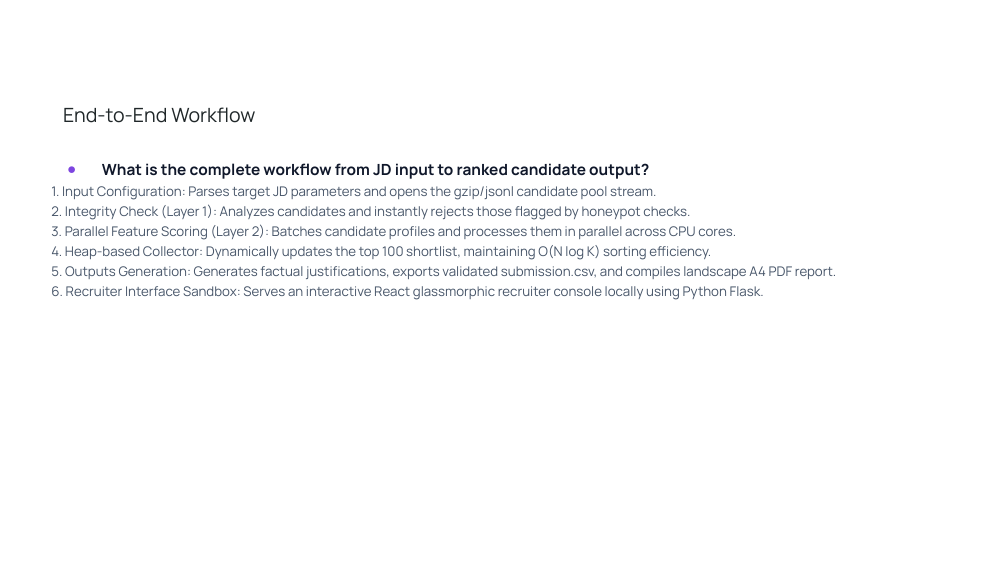
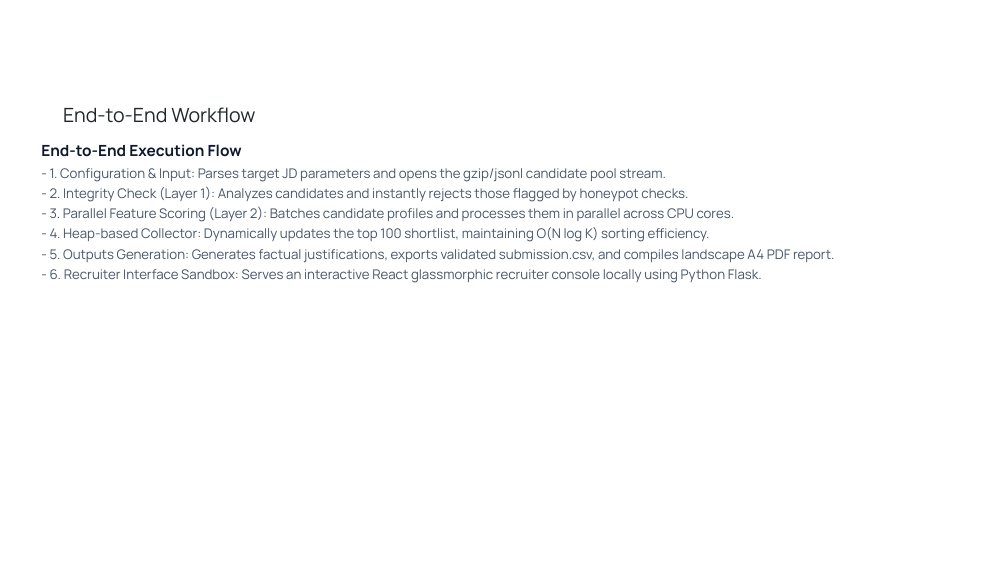
Before and after one commit to IqraKhanZ/candidate-ranker, a slide deck: slide 6 of Redrob_Candidate_Ranker_Submission.pptx. Drawn at 1008x567 pixels with LibreOffice and Linux fonts; fonts in the diff are those of the drawing; background and template pictures are left out. Boxes give left, top, right and bottom in pixels: in the first picture for what was removed or moved away, otherwise in the second. Text is boxed around its words. In the diff, an @@ line names an element or a change of style, - is before the commit and + after.

```diff
--- a/Redrob_Candidate_Ranker_Submission.pptx
+++ b/Redrob_Candidate_Ranker_Submission.pptx
@@ text at (41,144,834,283): text changed @@
-● What is the complete workflow from JD input to ranked candidate output?
-1. Input Configuration: Parses target JD parameters and opens the gzip/jsonl candidate pool stream.
-2. Integrity Check (Layer 1): Analyzes candidates and instantly rejects those flagged by honeypot checks.
-3. Parallel Feature Scoring (Layer 2): Batches candidate profiles and processes them in parallel across CPU cores.
-4. Heap-based Collector: Dynamically updates the top 100 shortlist, maintaining O(N log K) sorting efficiency.
-5. Outputs Generation: Generates factual justifications, exports validated submission.csv, and compiles landscape A4 PDF report.
-6. Recruiter Interface Sandbox: Serves an interactive React glassmorphic recruiter console locally using Python Flask.
+End-to-End Execution Flow
+- 1. Configuration & Input: Parses target JD parameters and opens the gzip/jsonl candidate pool stream.
+- 2. Integrity Check (Layer 1): Analyzes candidates and instantly rejects those flagged by honeypot checks.
+- 3. Parallel Feature Scoring (Layer 2): Batches candidate profiles and processes them in parallel across CPU cores.
+- 4. Heap-based Collector: Dynamically updates the top 100 shortlist, maintaining O(N log K) sorting efficiency.
+- 5. Outputs Generation: Generates factual justifications, exports validated submission.csv, and compiles landscape A4 PDF report.
+- 6. Recruiter Interface Sandbox: Serves an interactive React glassmorphic recruiter console locally using Python Flask.
```
Also in this commit, not shown: 9 other slides changed.
